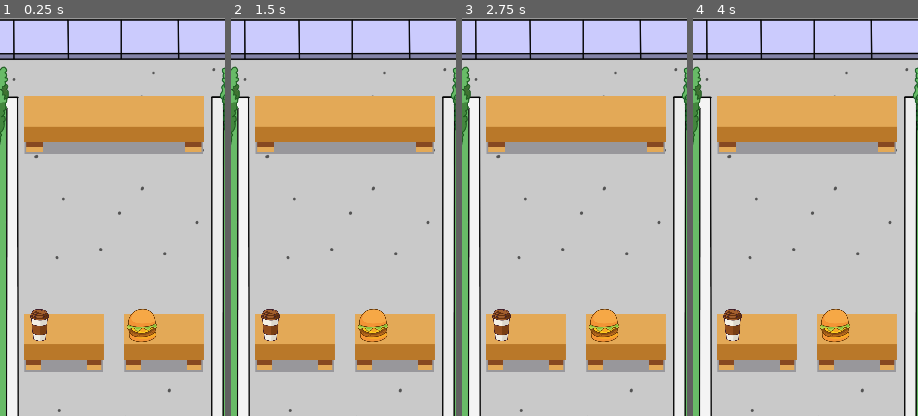
Above: before the commit, frames 1-4 (left to right).
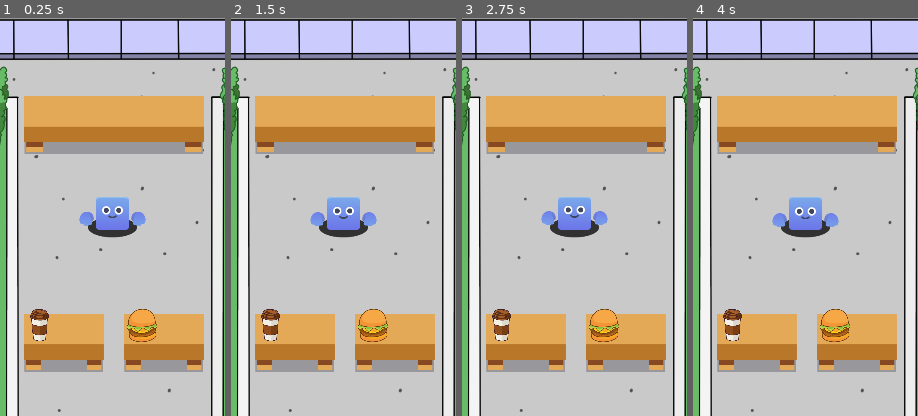
Above: after the commit, the same moments.

Repository: Khubayan/IdleFoodClone
Game: Godot game, scene res://Scenes/Game/game.tscn
Two runs of this game, one before a commit and one after it. Both use one fixed random seed, a clock stepped at 60 frames per second and the inputs below.
Inputs:
- Up to frame 1 (0.25 s): no input
- Up to frame 2 (1.5 s): tap Enter at 0.5 s; tap Space at 1.25 s
- Up to frame 3 (2.75 s): no input
- Up to frame 4 (4 s): no input
The pictures show only the part of the screen within x 24-74%, y 31-81%; the shares and areas given below are measured in that part.

The runs differ from the first frame. In frame 1, 2.0% of the frame differs, in the area x 35-65%, y 44-56%; in frame 2, 2.0%; in frame 3, 2.0%; in frame 4, 2.0%.

Commit message:
Create Cashier

Diff:
--- /dev/null
+++ b/Scenes/Cashier/cashier.tscn
@@ -0,0 +1,169 @@
+[gd_scene load_steps=10 format=3 uid="uid://x5uk8rmn6ymp"]
+
+[ext_resource type="Script" path="res://Scripts/Cashier/cashier.gd" id="1_0etad"]
+[ext_resource type="Texture2D" uid="uid://b0p80avtnwnsb" path="res://Idle Assets/Sprites/shadow.png" id="2_52d8b"]
+[ext_resource type="Texture2D" uid="uid://vukrm1i8u07n" path="res://Idle Assets/Sprites/Characters/blue_body_square.png" id="3_ly00a"]
+[ext_resource type="Texture2D" uid="uid://jf60677t635w" path="res://Idle Assets/Sprites/Characters/face_a.png" id="4_44wcj"]
+[ext_resource type="Texture2D" uid="uid://ctjsioplj2qsa" path="res://Idle Assets/Sprites/Characters/blue_hand_closed.png" id="5_gsu1p"]
+
+[sub_resource type="Animation" id="Animation_gq5xh"]
+resource_name = "idle"
+length = 0.8
+loop_mode = 1
+step = 0.05
+tracks/0/type = "value"
+tracks/0/imported = false
+tracks/0/enabled = true
+tracks/0/path = NodePath("Visuals/Face:position")
+tracks/0/interp = 1
+tracks/0/loop_wrap = true
+tracks/0/keys = {
+"times": PackedFloat32Array(0, 0.4),
+"transitions": PackedFloat32Array(1, 1),
+"update": 0,
+"values": [Vector2(0, 0), Vector2(0, -4)]
+}
+tracks/1/type = "value"
+tracks/1/imported = false
+tracks/1/enabled = true
+tracks/1/path = NodePath("Visuals/HandLeft:position")
+tracks/1/interp = 1
+tracks/1/loop_wrap = true
+tracks/1/keys = {
+"times": PackedFloat32Array(0, 0.5),
+"transitions": PackedFloat32Array(1, 1),
+"update": 0,
+"values": [Vector2(-62, 17), Vector2(-62, 10)]
+}
+tracks/2/type = "value"
+tracks/2/imported = false
+tracks/2/enabled = true
+tracks/2/path = NodePath("Visuals/HandRight:position")
+tracks/2/interp = 1
+tracks/2/loop_wrap = true
+tracks/2/keys = {
+"times": PackedFloat32Array(0, 0.5),
+"transitions": PackedFloat32Array(1, 1),
+"update": 0,
+"values": [Vector2(62, 17), Vector2(62, 10)]
+}
+tracks/3/type = "value"
+tracks/3/imported = false
+tracks/3/enabled = true
+tracks/3/path = NodePath("Visuals:scale")
+tracks/3/interp = 1
+tracks/3/loop_wrap = true
+tracks/3/keys = {
+"times": PackedFloat32Array(0),
+"transitions": PackedFloat32Array(1),
+"update": 0,
+"values": [Vector2(1, 1)]
+}
+
+[sub_resource type="Animation" id="Animation_vf358"]
+length = 0.001
+tracks/0/type = "value"
+tracks/0/imported = false
+tracks/0/enabled = true
+tracks/0/path = NodePath("Visuals/Face:position")
+tracks/0/interp = 1
+tracks/0/loop_wrap = true
+tracks/0/keys = {
+"times": PackedFloat32Array(0),
+"transitions": PackedFloat32Array(1),
+"update": 0,
+"values": [Vector2(0, 0)]
+}
+tracks/1/type = "value"
+tracks/1/imported = false
+tracks/1/enabled = true
+tracks/1/path = NodePath("Visuals/HandLeft:position")
+tracks/1/interp = 1
+tracks/1/loop_wrap = true
+tracks/1/keys = {
+"times": PackedFloat32Array(0),
+"transitions": PackedFloat32Array(1),
+"update": 0,
+"values": [Vector2(-62, 17)]
+}
+tracks/2/type = "value"
+tracks/2/imported = false
+tracks/2/enabled = true
+tracks/2/path = NodePath("Visuals/HandRight:position")
+tracks/2/interp = 1
+tracks/2/loop_wrap = true
+tracks/2/keys = {
+"times": PackedFloat32Array(0),
+"transitions": PackedFloat32Array(1),
+"update": 0,
+"values": [Vector2(62, 17)]
+}
+tracks/3/type = "value"
+tracks/3/imported = false
+tracks/3/enabled = true
+tracks/3/path = NodePath("Visuals:scale")
+tracks/3/interp = 1
+tracks/3/loop_wrap = true
+tracks/3/keys = {
+"times": PackedFloat32Array(0),
+"transitions": PackedFloat32Array(1),
+"update": 0,
+"values": [Vector2(1, 1)]
+}
+
+[sub_resource type="Animation" id="Animation_td3o1"]
+resource_name = "move"
+length = 0.6
+loop_mode = 1
+step = 0.05
+tracks/0/type = "value"
+tracks/0/imported = false
+tracks/0/enabled = true
+tracks/0/path = NodePath("Visuals:scale")
+tracks/0/interp = 1
+tracks/0/loop_wrap = true
+tracks/0/keys = {
+"times": PackedFloat32Array(0, 0.4),
+"transitions": PackedFloat32Array(1, 1),
+"update": 0,
+"values": [Vector2(1.1, 0.9), Vector2(0.9, 1.1)]
+}
+
+[sub_resource type="AnimationLibrary" id="AnimationLibrary_7o65c"]
+_data = {
+"RESET": SubResource("Animation_vf358"),
+"idle": SubResource("Animation_gq5xh"),
+"move": SubResource("Animation_td3o1")
+}
+
+[node name="Cashier" type="Node2D"]
+script = ExtResource("1_0etad")
+
+[node name="Visuals" type="Node2D" parent="."]
+
+[node name="Shadow" type="Sprite2D" parent="Visuals"]
+position = Vector2(0, 34)
+texture = ExtResource("2_52d8b")
+
+[node name="Body" type="Sprite2D" parent="Visuals"]
+texture = ExtResource("3_ly00a")
+
+[node name="Face" type="Sprite2D" parent="Visuals"]
+texture = ExtResource("4_44wcj")
+
+[node name="HandLeft" type="Sprite2D" parent="Visuals"]
+position = Vector2(-62, 17)
+rotation = 3.14159
+texture = ExtResource("5_gsu1p")
+
+[node name="HandRight" type="Sprite2D" parent="Visuals"]
+position = Vector2(62, 17)
+rotation = 3.14159
+scale = Vector2(-1, 1)
+texture = ExtResource("5_gsu1p")
+
+[node name="AnimationPlayer" type="AnimationPlayer" parent="."]
+libraries = {
+"": SubResource("AnimationLibrary_7o65c")
+}
+autoplay = "idle"
--- a/Scenes/Game/game.tscn
+++ b/Scenes/Game/game.tscn
@@ -1,10 +1,11 @@
-[gd_scene load_steps=6 format=3 uid="uid://dyppf4e1i6df7"]
+[gd_scene load_steps=7 format=3 uid="uid://dyppf4e1i6df7"]
 
 [ext_resource type="Texture2D" uid="uid://c0ufs2s0e0cdu" path="res://Idle Assets/Sprites/Fondo.png" id="1_q2w3n"]
 [ext_resource type="Texture2D" uid="uid://de7cv18ljdox7" path="res://Idle Assets/Sprites/Counter.png" id="2_rbr7j"]
 [ext_resource type="Texture2D" uid="uid://dv5gyqxxx2ef1" path="res://Idle Assets/Sprites/Counter_half.png" id="3_j4vbw"]
 [ext_resource type="Texture2D" uid="uid://ebghh2smc3bw" path="res://Idle Assets/Sprites/UI/Coffee.png" id="4_knuka"]
 [ext_resource type="Texture2D" uid="uid://b57t06keioc6l" path="res://Idle Assets/Sprites/UI/Burger.png" id="5_t00wc"]
+[ext_resource type="PackedScene" uid="uid://x5uk8rmn6ymp" path="res://Scenes/Cashier/cashier.tscn" id="6_w8pn2"]
 
 [node name="Game" type="Node2D"]
 
@@ -36,3 +37,6 @@
 position = Vector2(-65, -46.6667)
 scale = Vector2(0.42, 0.42)
 texture = ExtResource("5_t00wc")
+
+[node name="Cashier" parent="." instance=ExtResource("6_w8pn2")]
+position = Vector2(534, 1071)
--- /dev/null
+++ b/Scripts/Cashier/cashier.gd
@@ -0,0 +1,20 @@
+extends Node2D
+
+class_name Cashier
+
+
+@export var move_speed := 50.0
+@onready var anim_player: AnimationPlayer = $AnimationPlayer
+
+
+
+func  move_to_custoner() -> void:
+	# Create tween
+	# Move
+	anim_player.play("move")
+
+func move_to_item_position() -> void:
+	# Create tween
+	# Move to item counter pos
+	# Start cook time
+	anim_player.play("idle")
